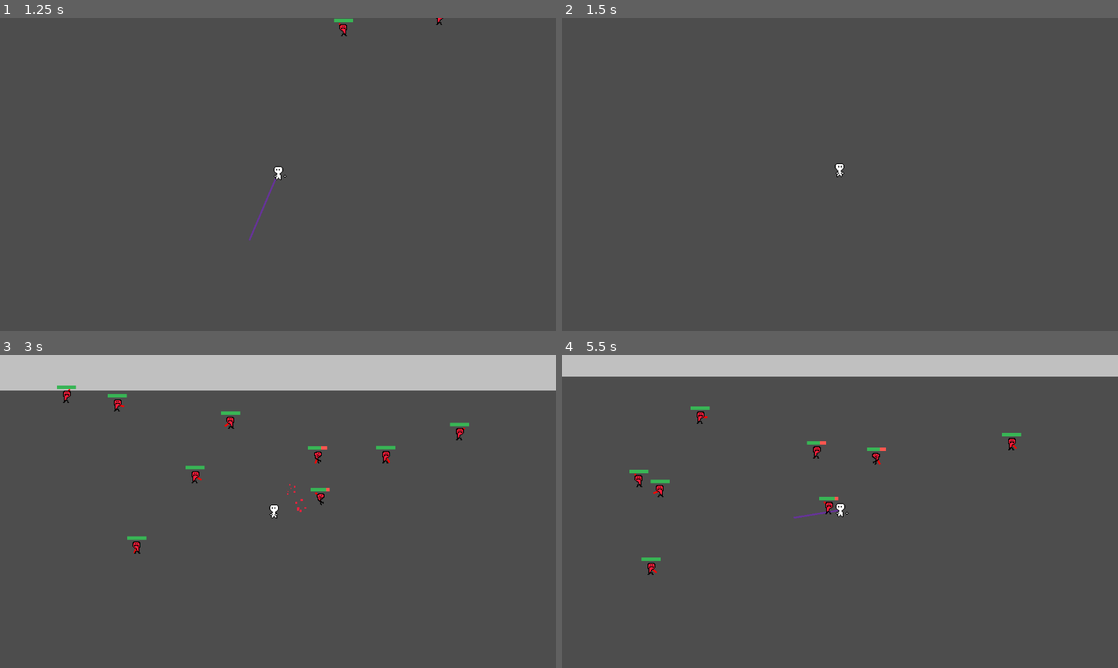
Above: before the commit, frames 1-4 (two rows, left to right).
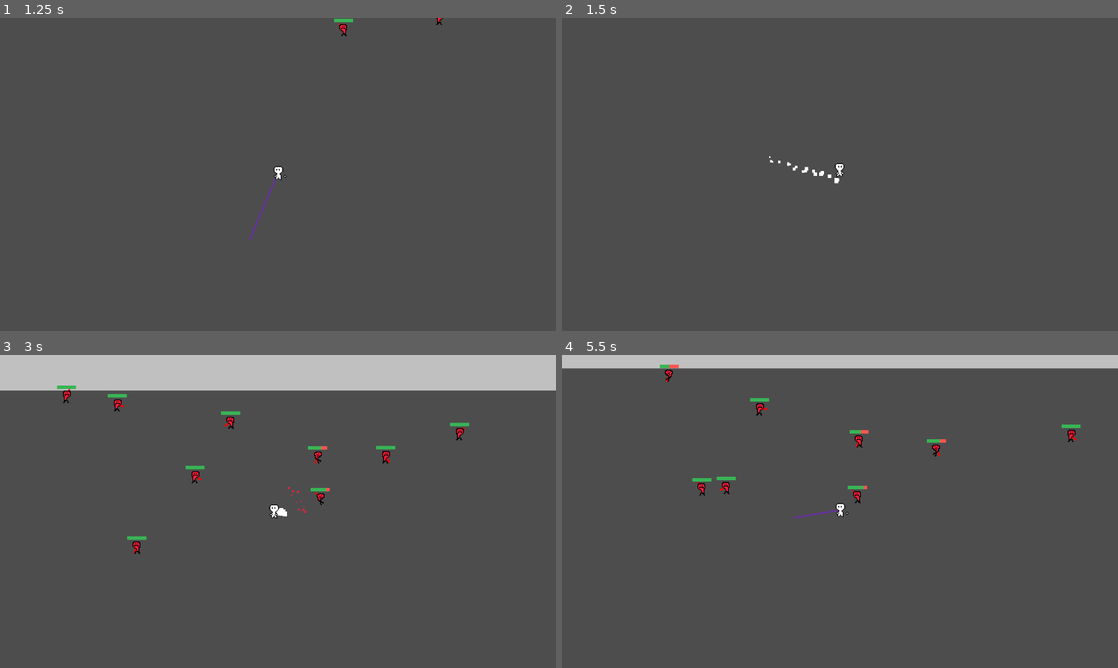
Above: after the commit, the same moments.

Repository: jelmersnippe/punching-game
Game: Godot game, scene res://main.tscn
Two runs of this game, one before a commit and one after it. Both use one fixed random seed, a clock stepped at 60 frames per second and the inputs below.
Inputs (mouse positions are in pixels of both pictures, inside the frame that each line leads up to):
- Up to frame 1 (1.25 s): tap Enter at 0.5 s; move the mouse to (250, 237) at 0.52 s; press the mouse at (250, 237) at 0.53 s; hold W (move_up) from 0.53 s (still down)
- Up to frame 2 (1.5 s): keep holding W (move_up); move the mouse to (1006, 221) at 1.27 s; release the mouse at (1006, 221) at 1.28 s; click (1006, 221) at 1.35 s
- Up to frame 3 (3 s): move the mouse to (111, 464) at 2.02 s; release W (move_up) at 2.03 s; press the mouse at (111, 464) at 2.03 s; hold A (move_left) from 2.03 s (still down); move the mouse to (305, 511) at 2.77 s; release the mouse at (305, 511) at 2.78 s; click (305, 511) at 2.85 s
- Up to frame 4 (5.5 s): move the mouse to (756, 433) at 3.52 s; release A (move_left) at 3.53 s; press the mouse at (756, 433) at 3.53 s; hold S (move_down) 3.53-4.28 s; move the mouse to (962, 495) at 4.27 s; release the mouse at (962, 495) at 4.28 s; hold D (move_right) 4.28-5.03 s; click (962, 495) at 4.35 s; move the mouse to (728, 527) at 5.02 s; press the mouse at (728, 527) at 5.03 s; hold W (move_up) from 5.03 s (still down)

Frame 1 is identical in both runs. In frame 2, less than 0.1% of the frame differs, in the area x 37-50%, y 44-53%; in frame 3, less than 0.1%; in frame 4, 4.0%, in the area x 0-100%, y 3-71%.

Commit message:
Add punch trail, fix punch hitbox on release and add enemy damage upon hitting wall

Diff:
--- a/enemy.gd
+++ b/enemy.gd
@@ -65,6 +65,7 @@
 	$RayCast2D.target_position = velocity * delta * 2
 
 	if $RayCast2D.is_colliding():
+		take_damage(1, Vector2.ZERO - velocity.normalized())
 		velocity = velocity.bounce($RayCast2D.get_collision_normal())
 		velocity /= 3
 
--- a/player.gd
+++ b/player.gd
@@ -48,6 +48,7 @@
 		remaining_punch_time -= delta
 		if remaining_punch_time <= 0:
 			velocity /= 4
+			$TrailingParticles.emitting = false
 
 	move_and_slide()
 
@@ -87,19 +88,19 @@
 	var direction = (get_global_mouse_position() - global_position).normalized()
 	velocity = direction * MAX_CHARGE
 	_set_release_hands()
+	$TrailingParticles.emitting = true
 	queue_redraw()
+
+	for area in $PunchArea.get_overlapping_areas():
+		_on_punch_area_area_entered(area)
 
 func _on_punch_area_area_entered(area: Area2D):
 	if remaining_punch_time > 0:
 		var parent = area.get_parent()
-		if area.is_in_group("breakable"):
-			parent.queue_free()
-		elif parent is Enemy:
+		if parent is Enemy:
 			var enemy = parent as Enemy
 			var impact_force = (remaining_punch_time / PUNCH_TIME) * MAX_CHARGE
 			var direction = position.direction_to(enemy.position)
 			enemy.knockback(direction.normalized(), impact_force)
 			enemy.take_damage(impact_force / 120, direction.normalized())
 			velocity /= 4
-		else:
-			parent.apply_central_impulse(velocity)
--- a/player.tscn
+++ b/player.tscn
@@ -9,6 +9,10 @@
 
 [sub_resource type="RectangleShape2D" id="RectangleShape2D_e7ngg"]
 size = Vector2(7, 16)
+
+[sub_resource type="Curve" id="Curve_cafhw"]
+_data = [Vector2(0, 1), 0.0, 0.0, 0, 0, Vector2(1, 0.461783), 0.0, 0.0, 0, 0]
+point_count = 2
 
 [node name="Player" type="CharacterBody2D"]
 position = Vector2(107, 218)
@@ -38,4 +42,18 @@
 position = Vector2(-0.5, 0)
 shape = SubResource("RectangleShape2D_e7ngg")
 
+[node name="TrailingParticles" type="CPUParticles2D" parent="."]
+z_index = -1
+position = Vector2(0, 1)
+emitting = false
+amount = 30
+lifetime = 0.2
+emission_shape = 1
+emission_sphere_radius = 4.0
+spread = 42.83
+gravity = Vector2(0, 0)
+scale_amount_min = 4.0
+scale_amount_max = 6.0
+scale_amount_curve = SubResource("Curve_cafhw")
+
 [connection signal="area_entered" from="PunchArea" to="." method="_on_punch_area_area_entered"]
Not shown: 1 places in player.tscn that only renumber resources
